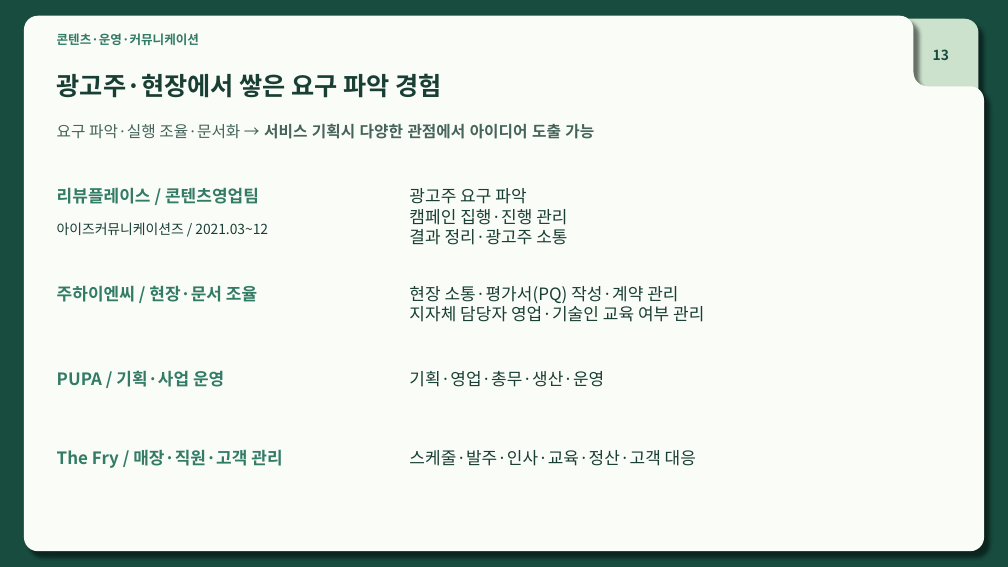
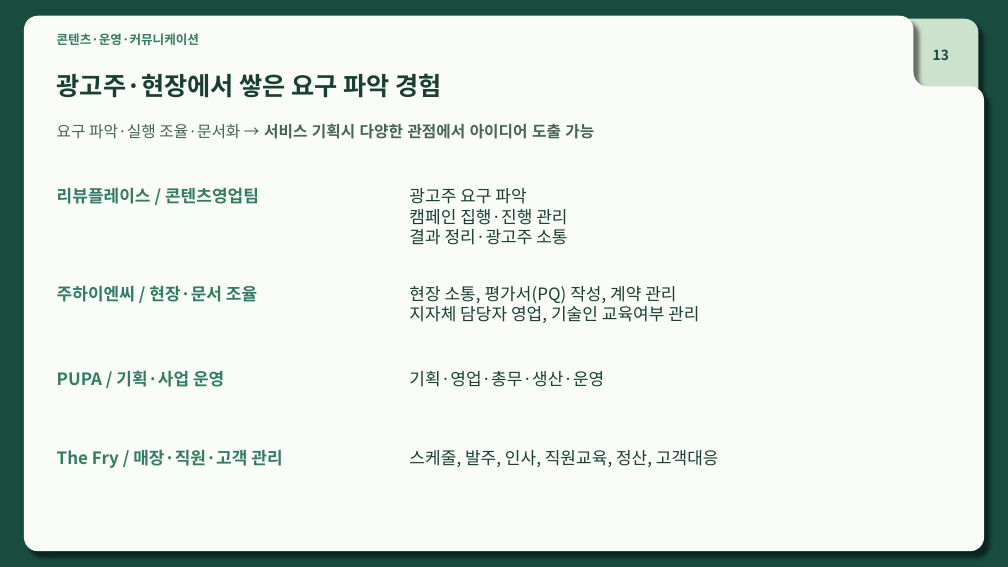
Before and after one commit to Jack-the-Ace/remind, a slide deck: slide 13 of 참고자료/취뽀/포트폴리오_변재근_v3.0.pptx. Drawn at 1008x567 pixels with LibreOffice and Linux fonts; fonts in the diff are those of the drawing. Boxes give left, top, right and bottom in pixels: in the first picture for what was removed or moved away, otherwise in the second. Text is boxed around its words. In the diff, an @@ line names an element or a change of style, - is before the commit and + after.

```diff
--- a/참고자료/취뽀/포트폴리오_변재근_v3.0.pptx
+++ b/참고자료/취뽀/포트폴리오_변재근_v3.0.pptx
@@ text removed at [57,222,268,235] @@
-아이즈커뮤니케이션즈 / 2021.03~12
@@ text at [409,286,699,323]: text changed @@
-현장 소통·평가서(PQ) 작성·계약 관리
-지자체 담당자 영업·기술인 교육 여부 관리
+현장 소통, 평가서(PQ) 작성, 계약 관리
+지자체 담당자 영업, 기술인 교육여부 관리
@@ text at [409,450,719,467]: text changed @@
-스케줄·발주·인사·교육·정산·고객 대응
+스케줄, 발주, 인사, 직원교육, 정산, 고객대응
```
Also in this commit, not shown: 10 other slides changed, 29 other files.
